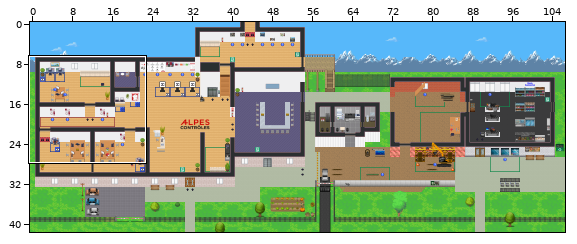
Tiled map (JSON) -- maps/map3.tmj. Above: a wide view before the commit, with the close-up outlined.
Close-up. Earlier state:
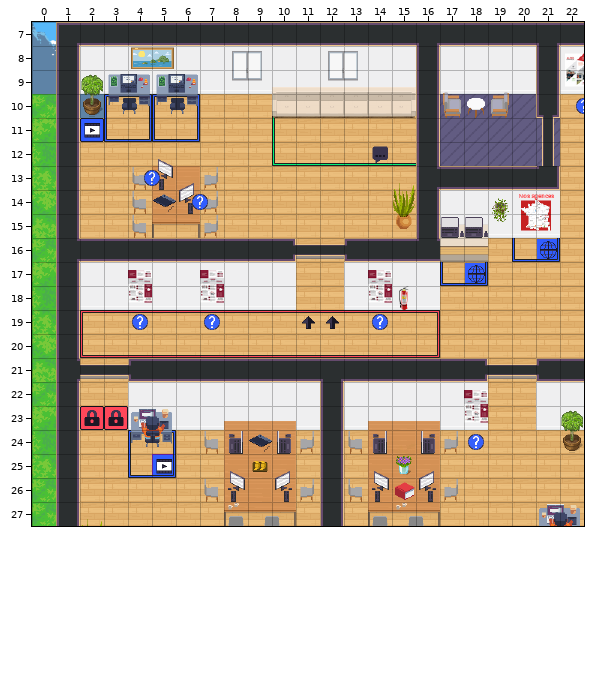
Cells are 32x32 px. Shown: x 0..22, y 7..27. The commit also changed other parts of the map, which this record leaves out.
After:
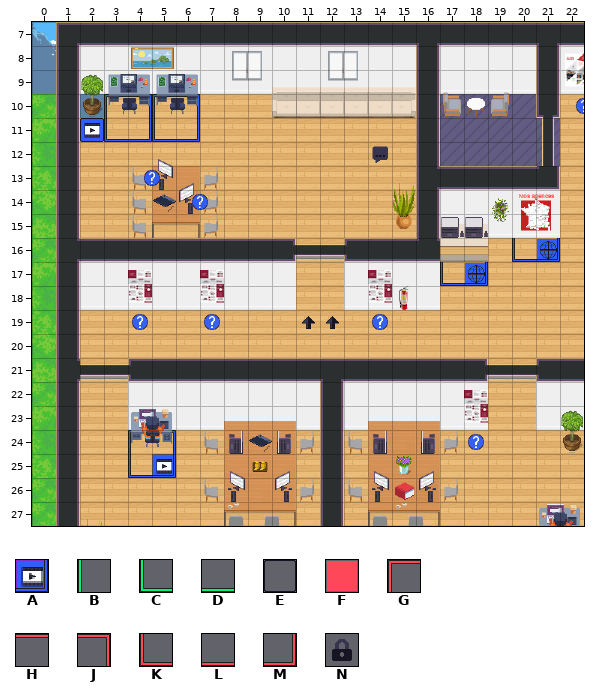
Key: from "Chunk 1": A 1, B 150, C 164, D 165, E 227; from "Chunk 2": F 60, G 89, H 90, J 91, K 92, L 93, M 94, N 132.
_ is an empty cell, . an unchanged one.
See-through tiles are keyed as they look on the map.
Diff:
--- layer "LiensURL/VER"
@@ x 5..5 @@
-25 A
+25 _
--- layer "floor/aboveFloor"
@@ x 10..15 @@
-11 B.....
-12 CDDDDD
+11 _.....
+12 ______
--- layer "furniture/belowFurniture"
@@ x 2..16 @@
-19 GHHHHHHHHHHHHHJ
-20 KLLLLLLLLLLLLLM
+19 _______________
+20 _______________
@@ x 2..3 @@
-23 FF
+23 __
--- layer "furniture/furniture"
@@ x 2..3 @@
-23 NN
+23 __
--- layer "furniture/aboveFurniture"
@@ x 2..3 @@
-23 EE
+23 __
Where, in picture pixels (left, top, right, bottom), the same in both close-ups:
removed: (272, 118, 416, 166)
removed: (80, 310, 440, 358)
removed: (80, 406, 128, 430)
removed: (152, 454, 173, 475)
